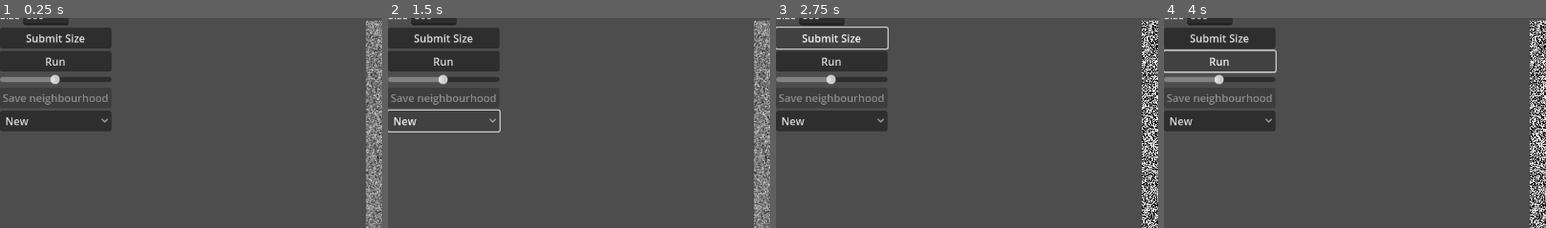
Above: before the commit, frames 1-4 (left to right).
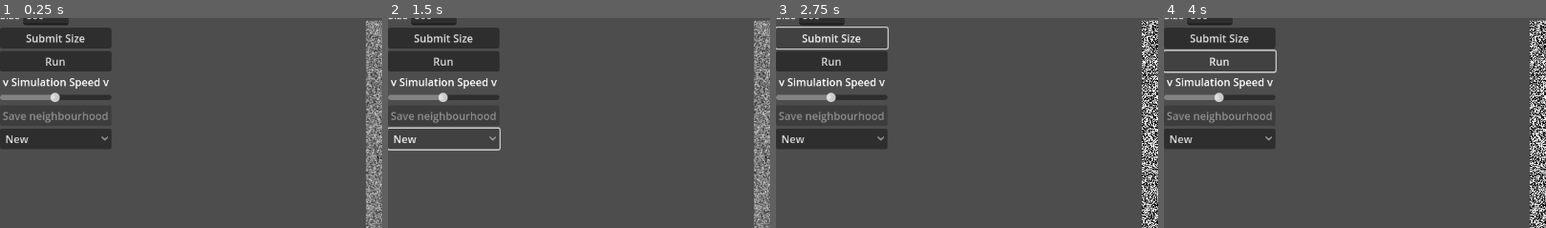
Above: after the commit, the same moments.

Repository: ARJourneaux/cellular-automaton
Game: Godot game, scene res://main.tscn
The game is run twice, just before and just after one commit, with the same random seed, the same clock (stepped at 60 frames per second) and the same inputs.
Inputs:
- Up to frame 1 (0.25 s): no input
- Up to frame 2 (1.5 s): click "New" at 0.5 s; click "New" at 1.25 s
- Up to frame 3 (2.75 s): click "Submit Size" at 2 s
- Up to frame 4 (4 s): click "Run" at 2.75 s; click "Stop" at 3.5 s
The pictures show only the part of the screen within x 0-50%, y 3-53%; the shares and areas given below are measured in that part.

The runs differ from the first frame. In frame 1, 5.1% of the frame differs, in the area x 0-29%, y 26-63%; in frame 2, 3.5%; in frame 3, 5.1%; in frame 4, 5.1%.
Error in both runs: Attempt to call function 'get_files' in base 'null instance' on a null instance. (res://Scripts/SHADER_CREATOR.gd:46)

Commit message:
Visual For Sim Speed
Added label for sim speed

Diff:
--- a/Scripts/main.gd
+++ b/Scripts/main.gd
@@ -84,6 +84,7 @@
 		Engine.time_scale = speed_inp.value
 
 func _on_shader_dropdown_item_selected(index: int) -> void:
+	# this is here for the drop down repopulation to select newly created shader
 	shader_drop_down.select(index)
 
 	# new shader option is selected
--- a/Scripts/texture_rect.gd
+++ b/Scripts/texture_rect.gd
@@ -28,10 +28,12 @@
 
 	 #Create shader and pipeline
 	var shader_text = FileAccess.open("user://Shaders/shader1.txt", FileAccess.READ)
+
 	# if there are no shaders create one
 	if (shader_text == null):
 		ShaderCreator.create([Vector2i(0, -1),Vector2i(-1, 0),Vector2i(1, 0),Vector2i(0, 1)])
 		shader_text = FileAccess.open("user://Shaders/shader1.txt", FileAccess.READ)
+
 	shader_file.source_compute = shader_text.get_as_text()
 	var shader_spirv := rd.shader_compile_spirv_from_source(shader_file)
 	shader = rd.shader_create_from_spirv(shader_spirv)
--- a/main.tscn
+++ b/main.tscn
@@ -58,6 +58,10 @@
 layout_mode = 2
 text = "Run"
 
+[node name="Label" type="Label" parent="VBoxContainer"]
+layout_mode = 2
+text = " v Simulation Speed v"
+
 [node name="sim_speed" type="HSlider" parent="VBoxContainer"]
 layout_mode = 2
 min_value = 0.01
